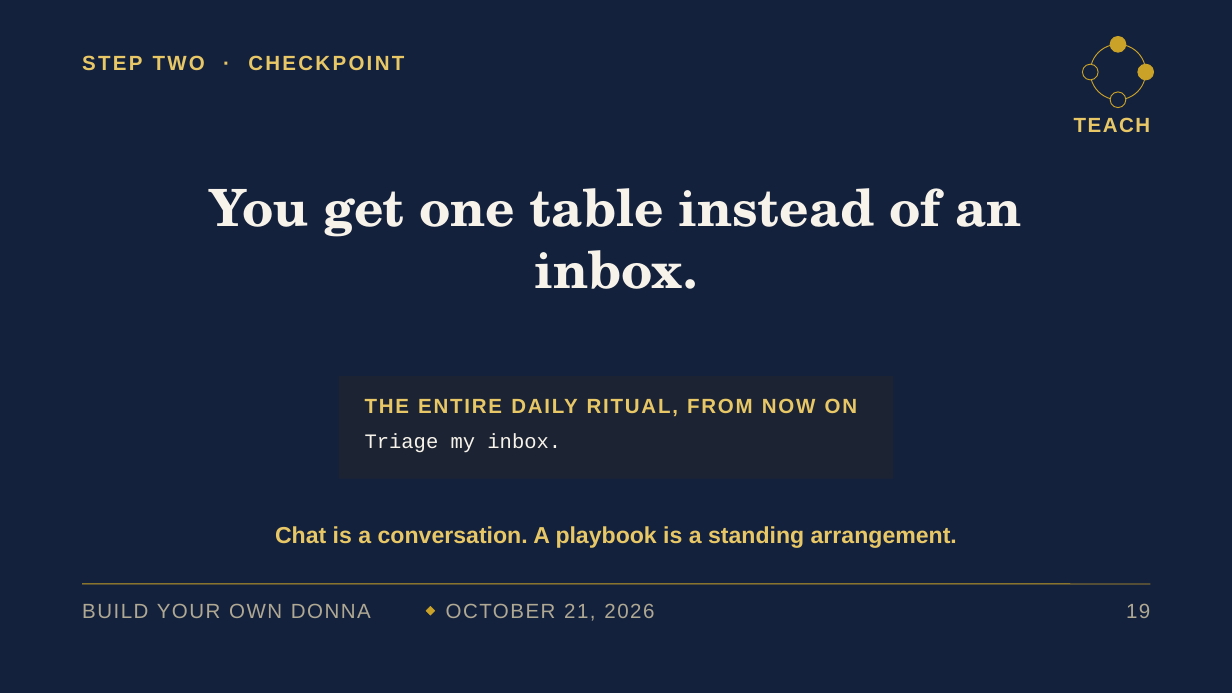
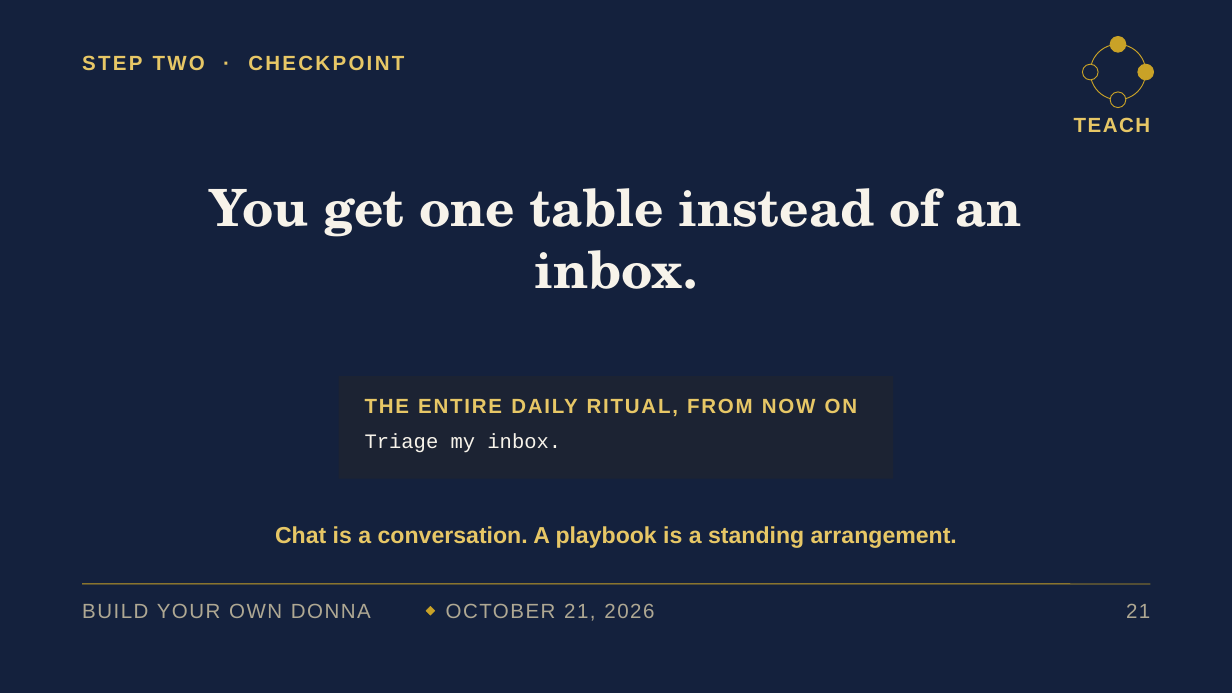
Before and after one commit to denisekgosnell/Donna, a slide deck: slide 22 of decks/build-your-own-donna-v3.pptx (slide 20 before the commit). Drawn at 1232x693 pixels with LibreOffice and Linux fonts; fonts in the diff are those of the drawing. Boxes give left, top, right and bottom in pixels: in the first picture for what was removed or moved away, otherwise in the second. Text is boxed around its words. In the diff, an @@ line names an element or a change of style, - is before the commit and + after.

```diff
--- a/decks/build-your-own-donna-v3.pptx
+++ b/decks/build-your-own-donna-v3.pptx
@@ text at <box>1126,603,1150,618</box>: text changed @@
-19
+21
```
Also in this commit, not shown: 24 other slides changed, 3 slides added, 12 other files.
